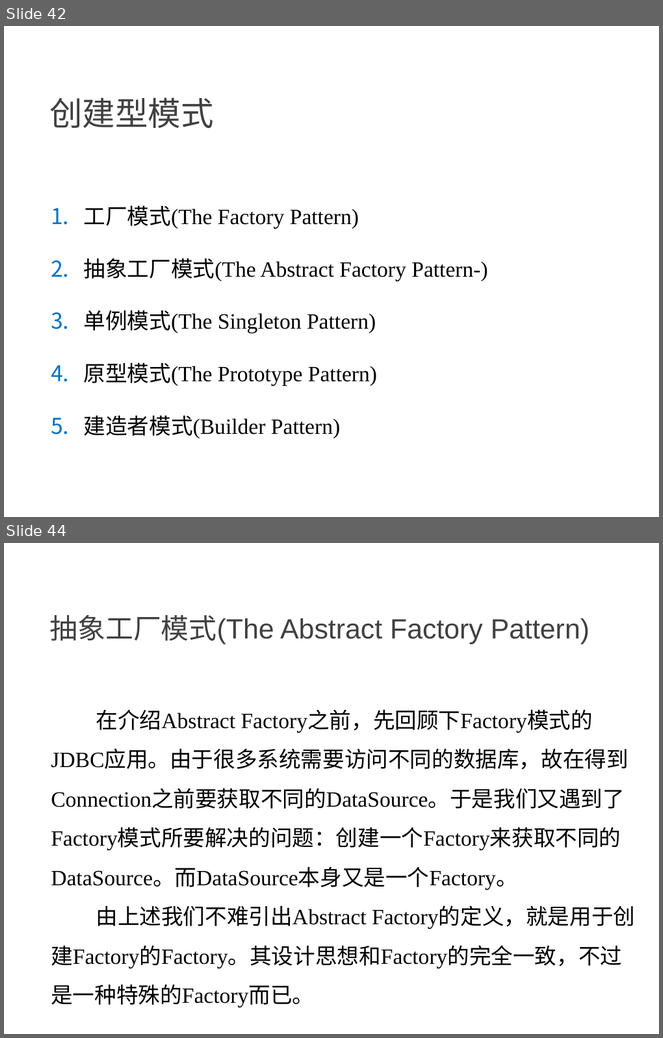
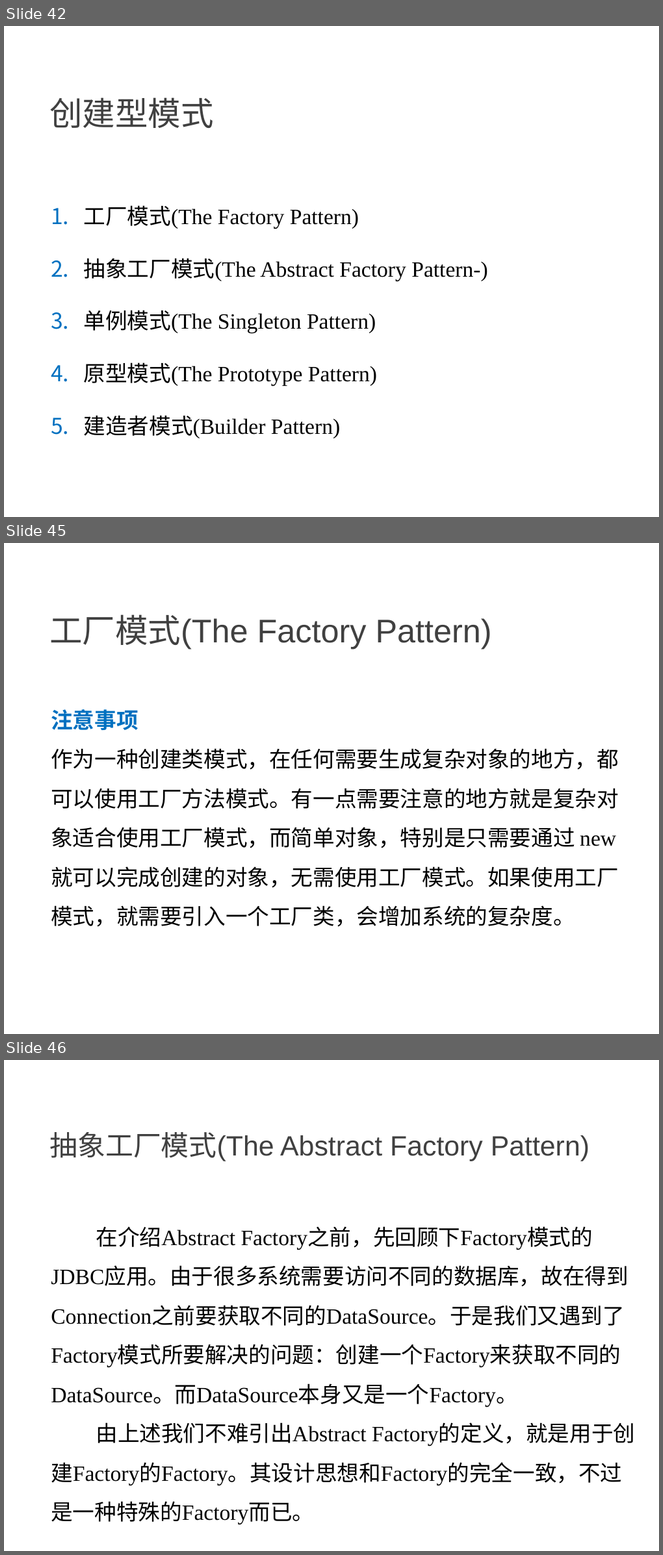
Before and after one commit to NewGr8Player/My-PPT, a slide deck: Design pattern/23种设计模式详解.pptx. Shown one above the other, each under a label of ours: slides 42 and 44 before the commit, slides 42, 45 and 46 after it; the slides between them are not shown. The pictures are 663x1038 and 663x1555 pixels, drawn with LibreOffice and Linux fonts; fonts in the diff are those of the drawing. Boxes give left, top, right and bottom in pixels: in the first picture for what was removed or moved away, otherwise in the second. Text is boxed around its words. In the diff, an @@ line names an element or a change of style, - is before the commit and + after.

Commit message:
新增工厂模式 部分内容

```diff
--- a/Design pattern/23种设计模式详解.pptx
+++ b/Design pattern/23种设计模式详解.pptx
@@ slide 45 added at box(4, 543, 659, 1034), background #FFFFFF @@
@@ text added at box(50, 615, 492, 650), 36 pt, text #404040 @@
+工厂模式(The Factory Pattern)
@@ text added at box(51, 709, 619, 927), 24 pt, text #000000 @@
+注意事项
+作为一种创建类模式，在任何需要生成复杂对象的地方，都可以使用工厂方法模式。有一点需要注意的地方就是复杂对象适合使用工厂模式，而简单对象，特别是只需要通过 new 就可以完成创建的对象，无需使用工厂模式。如果使用工厂模式，就需要引入一个工厂类，会增加系统的复杂度。
@@ what was slide 44 is now slide 46 @@
```
Also in this commit, not shown: 1 slide changed, 1 other slide added.
